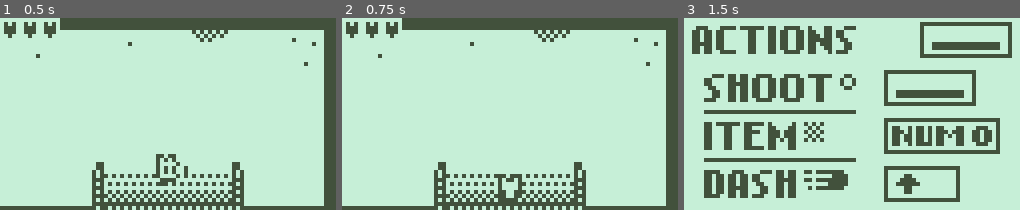
Above: before the commit, frames 1-3 (left to right).
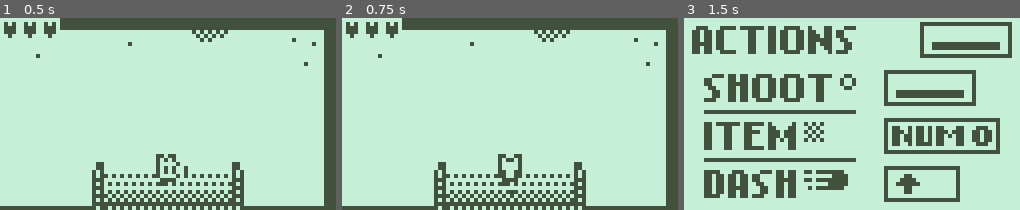
Above: after the commit, the same moments.

Repository: Streamfire/Nokia3310-DeathIsGood
Game: Godot game, scene res://internal/Scenes/DungeonE1.tscn
Same seed, same stepped clock (60 frames per second), same inputs: the game is played once before the commit and once after it. This scene is started directly instead of the project's main scene.
Inputs:
- Up to frame 1 (0.5 s): no input
- Up to frame 2 (0.75 s): tap Enter at 0.5 s; hold Down (aim_down, bound only after the commit) from 0.53 s (still down)
- Up to frame 3 (1.5 s): tap Escape (restart) at 1.25 s; release Down (aim_down, bound only after the commit) at 1.28 s; tap S (aim_down, bound only before the commit) at 1.35 s

Frame 1 is identical in both runs. In frame 2, 0.9% of the frame differs, in the area x 46-54%, y 70-96%; in frame 3, nothing differs.

Commit message:
fix

Diff:
--- a/internal/Scenes/DungeonE1.tscn
+++ b/internal/Scenes/DungeonE1.tscn
@@ -254,7 +254,7 @@
 shape = SubResource( 7 )
 
 [node name="CollisionShape2D23" type="CollisionShape2D" parent="Map/MapCollisions"]
-position = Vector2( 72, 121 )
+position = Vector2( 72, 120 )
 shape = SubResource( 7 )
 
 [node name="CollisionShape2D7" type="CollisionShape2D" parent="Map/MapCollisions"]
--- a/project.godot
+++ b/project.godot
@@ -121,42 +121,42 @@
 }
 aim_up={
 "deadzone": 0.5,
-"events": [ Object(InputEventKey,"resource_local_to_scene":false,"resource_name":"","device":0,"alt":false,"shift":false,"control":false,"meta":false,"command":false,"pressed":false,"scancode":87,"unicode":0,"echo":false,"script":null)
+"events": [ Object(InputEventKey,"resource_local_to_scene":false,"resource_name":"","device":0,"alt":false,"shift":false,"control":false,"meta":false,"command":false,"pressed":false,"scancode":16777232,"unicode":0,"echo":false,"script":null)
  ]
 }
 aim_down={
 "deadzone": 0.5,
-"events": [ Object(InputEventKey,"resource_local_to_scene":false,"resource_name":"","device":0,"alt":false,"shift":false,"control":false,"meta":false,"command":false,"pressed":false,"scancode":83,"unicode":0,"echo":false,"script":null)
+"events": [ Object(InputEventKey,"resource_local_to_scene":false,"resource_name":"","device":0,"alt":false,"shift":false,"control":false,"meta":false,"command":false,"pressed":false,"scancode":16777234,"unicode":0,"echo":false,"script":null)
  ]
 }
 aim_left={
 "deadzone": 0.5,
-"events": [ Object(InputEventKey,"resource_local_to_scene":false,"resource_name":"","device":0,"alt":false,"shift":false,"control":false,"meta":false,"command":false,"pressed":false,"scancode":65,"unicode":0,"echo":false,"script":null)
+"events": [ Object(InputEventKey,"resource_local_to_scene":false,"resource_name":"","device":0,"alt":false,"shift":false,"control":false,"meta":false,"command":false,"pressed":false,"scancode":16777231,"unicode":0,"echo":false,"script":null)
  ]
 }
 aim_right={
 "deadzone": 0.5,
-"events": [ Object(InputEventKey,"resource_local_to_scene":false,"resource_name":"","device":0,"alt":false,"shift":false,"control":false,"meta":false,"command":false,"pressed":false,"scancode":68,"unicode":0,"echo":false,"script":null)
+"events": [ Object(InputEventKey,"resource_local_to_scene":false,"resource_name":"","device":0,"alt":false,"shift":false,"control":false,"meta":false,"command":false,"pressed":false,"scancode":16777233,"unicode":0,"echo":false,"script":null)
  ]
 }
 move_up={
 "deadzone": 0.5,
-"events": [ Object(InputEventKey,"resource_local_to_scene":false,"resource_name":"","device":0,"alt":false,"shift":false,"control":false,"meta":false,"command":false,"pressed":false,"scancode":16777232,"unicode":0,"echo":false,"script":null)
+"events": [ Object(InputEventKey,"resource_local_to_scene":false,"resource_name":"","device":0,"alt":false,"shift":false,"control":false,"meta":false,"command":false,"pressed":false,"scancode":87,"unicode":0,"echo":false,"script":null)
  ]
 }
 move_down={
 "deadzone": 0.5,
-"events": [ Object(InputEventKey,"resource_local_to_scene":false,"resource_name":"","device":0,"alt":false,"shift":false,"control":false,"meta":false,"command":false,"pressed":false,"scancode":16777234,"unicode":0,"echo":false,"script":null)
+"events": [ Object(InputEventKey,"resource_local_to_scene":false,"resource_name":"","device":0,"alt":false,"shift":false,"control":false,"meta":false,"command":false,"pressed":false,"scancode":83,"unicode":0,"echo":false,"script":null)
  ]
 }
 move_left={
 "deadzone": 0.5,
-"events": [ Object(InputEventKey,"resource_local_to_scene":false,"resource_name":"","device":0,"alt":false,"shift":false,"control":false,"meta":false,"command":false,"pressed":false,"scancode":16777231,"unicode":0,"echo":false,"script":null)
+"events": [ Object(InputEventKey,"resource_local_to_scene":false,"resource_name":"","device":0,"alt":false,"shift":false,"control":false,"meta":false,"command":false,"pressed":false,"scancode":65,"unicode":0,"echo":false,"script":null)
  ]
 }
 move_right={
 "deadzone": 0.5,
-"events": [ Object(InputEventKey,"resource_local_to_scene":false,"resource_name":"","device":0,"alt":false,"shift":false,"control":false,"meta":false,"command":false,"pressed":false,"scancode":16777233,"unicode":0,"echo":false,"script":null)
+"events": [ Object(InputEventKey,"resource_local_to_scene":false,"resource_name":"","device":0,"alt":false,"shift":false,"control":false,"meta":false,"command":false,"pressed":false,"scancode":68,"unicode":0,"echo":false,"script":null)
  ]
 }
 dash={
